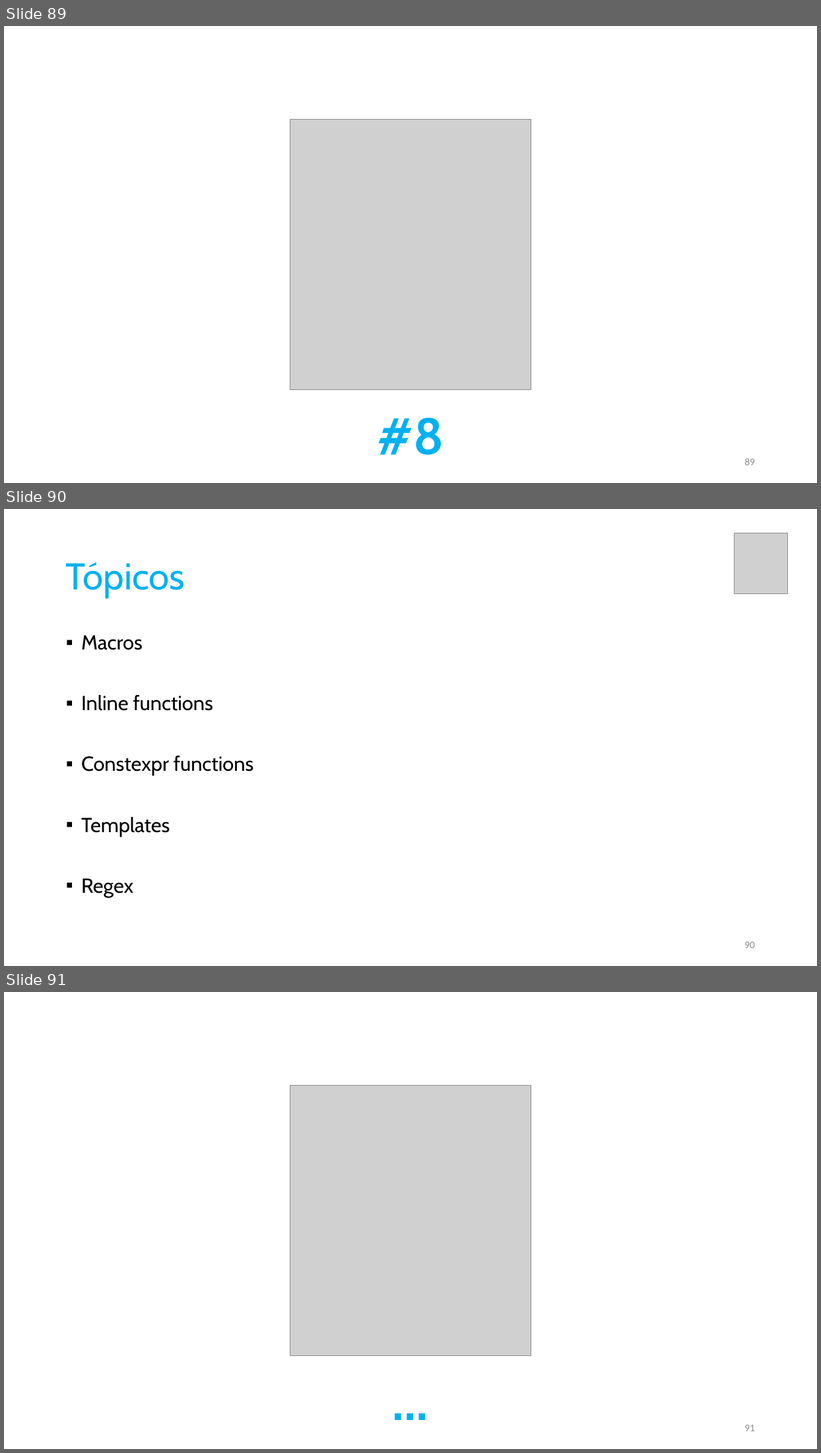
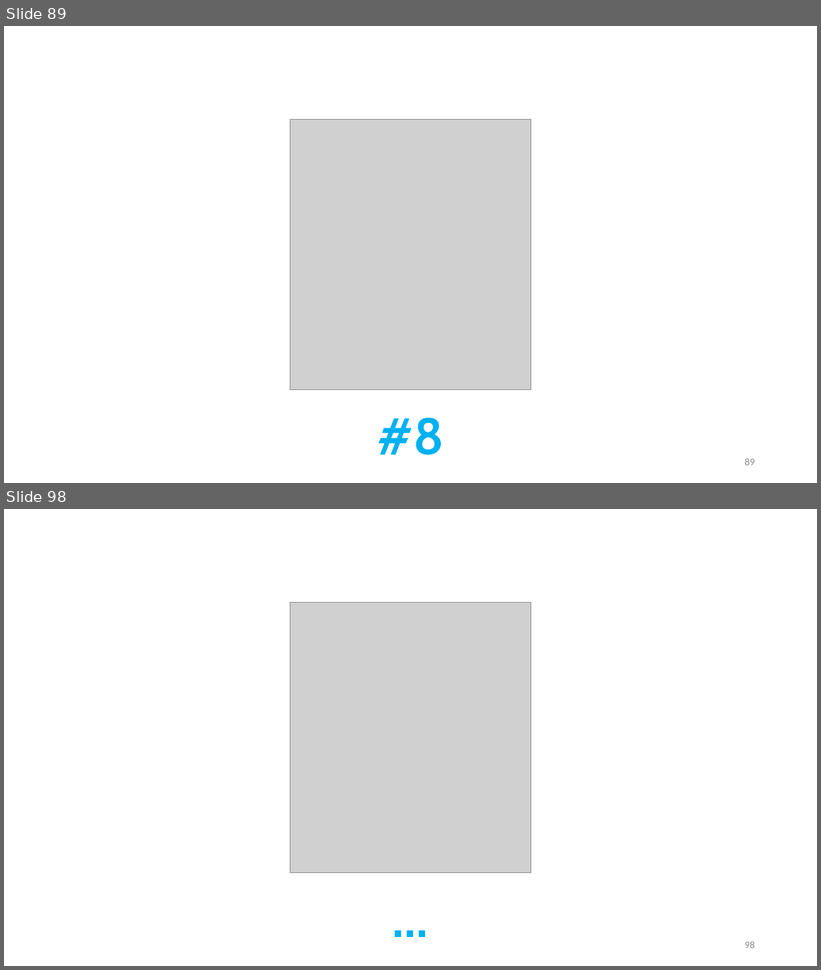
Before and after one commit to pfaco/ees_cpp, a slide deck: slides/C++.pptx. Shown one above the other, each under a label of ours: slides 89, 90 and 91 before the commit, slides 89 and 98 after it; the slides between them are not shown. The pictures are 821x1453 and 821x970 pixels, drawn with LibreOffice and Linux fonts; fonts in the diff are those of the drawing; grey boxes stand for pictures. Boxes give left, top, right and bottom in pixels: in the first picture for what was removed or moved away, otherwise in the second. Text is boxed around its words. In the diff, an @@ line names an element or a change of style, - is before the commit and + after.

```diff
--- a/slides/C++.pptx
+++ b/slides/C++.pptx
@@ slide 90 removed at bbox=[4, 509, 817, 966], background #FFFFFF @@
@@ picture removed at bbox=[735, 533, 789, 593] @@
@@ title removed at bbox=[66, 562, 185, 598] @@
-Tópicos
@@ text removed at bbox=[81, 635, 253, 897] @@
-▪ Macros
-▪ Inline functions
-▪ Constexpr functions
-▪ Templates
-▪ Regex
@@ page number removed at bbox=[745, 942, 755, 949] @@
-90
@@ what was slide 91 is now slide 98 @@
@@ page number at bbox=[745, 941, 755, 949]: text changed @@
-91
+98
```
Also in this commit, not shown: 8 slides added, 14 other files.
